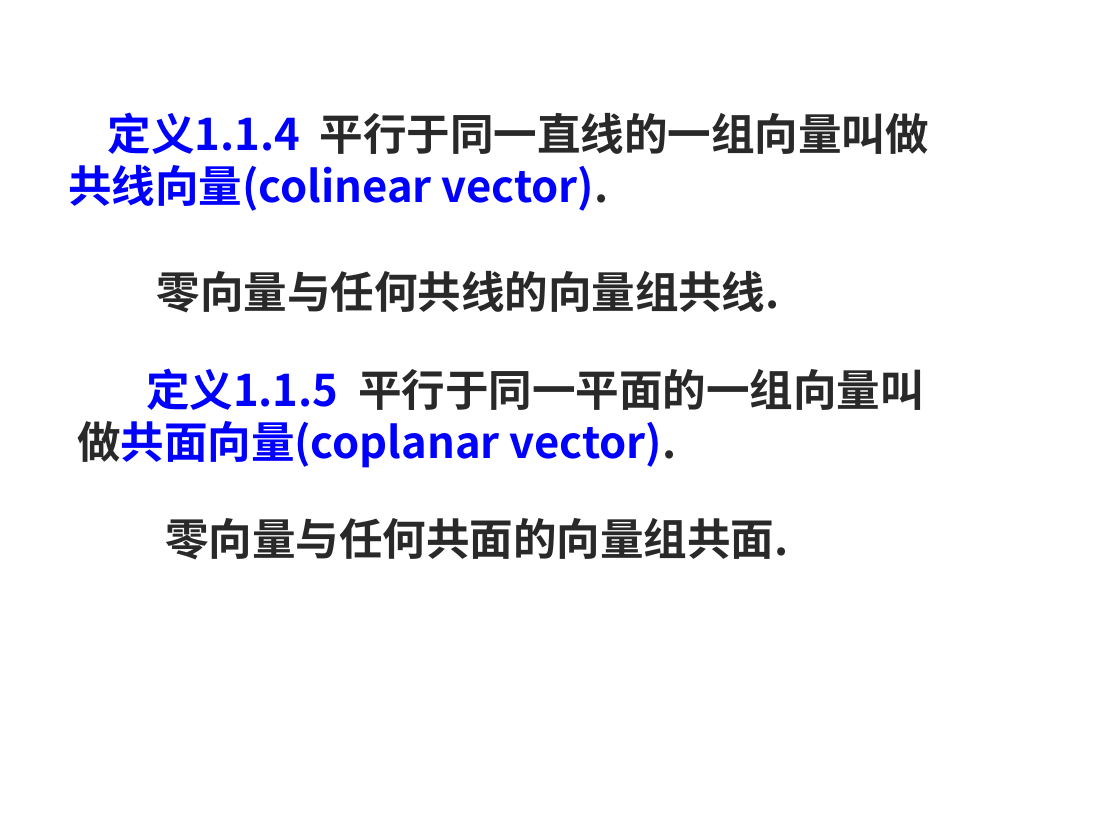
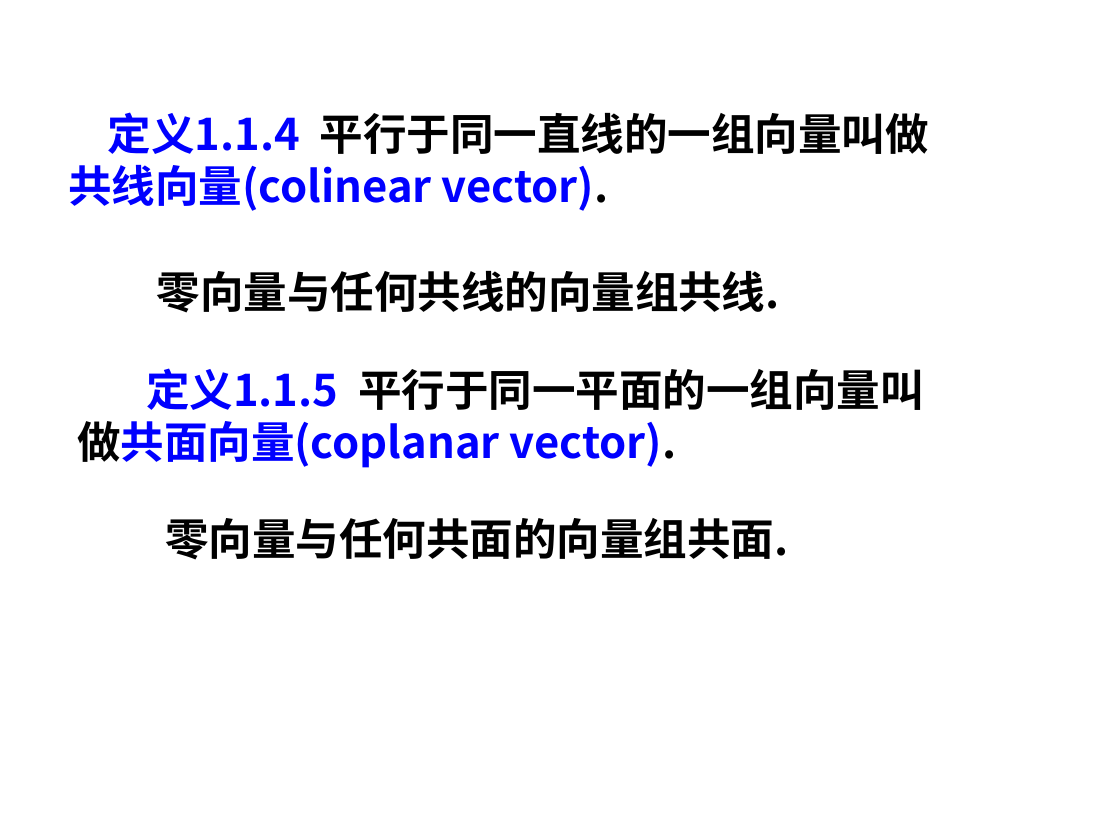
Before and after one commit to weihuayi/class, a slide deck: slide 5 of analyticgeometry/PPT/1-1.ppt (slide 4 before the commit). Drawn at 1120x840 pixels with LibreOffice and Linux fonts; fonts in the diff are those of the drawing; background and template pictures are left out. Boxes give left, top, right and bottom in pixels: in the first picture for what was removed or moved away, otherwise in the second. Text is boxed around its words. In the diff, an @@ line names an element or a change of style, - is before the commit and + after.

```diff
--- a/analyticgeometry/PPT/1-1.ppt
+++ b/analyticgeometry/PPT/1-1.ppt
@@ text "定义1.1.4 平行于同一直线的一组向量叫做共线向量(colinear vector)." at [68, 112, 929, 211]: text colour #292929 to #000000 in "平行于同一直线的一组向量叫做共线向量(colinear vector)." @@
@@ text "零向量与任何共线的向量组共线." at [157, 271, 780, 313]: text colour #292929 to #000000 @@
@@ text "定义1.1.5 平行于同一平面的一组向量叫做共面向量(coplanar vector)." at [77, 368, 923, 468]: text colour #292929 to #000000 in "平行于同一平面的一组向量叫做共面向量(coplanar vector)." @@
@@ text "零向量与任何共面的向量组共面." at [165, 518, 788, 560]: text colour #292929 to #000000 @@
```
Also in this commit, not shown: 2 other slides changed, 1 slide added, 8 other files.
